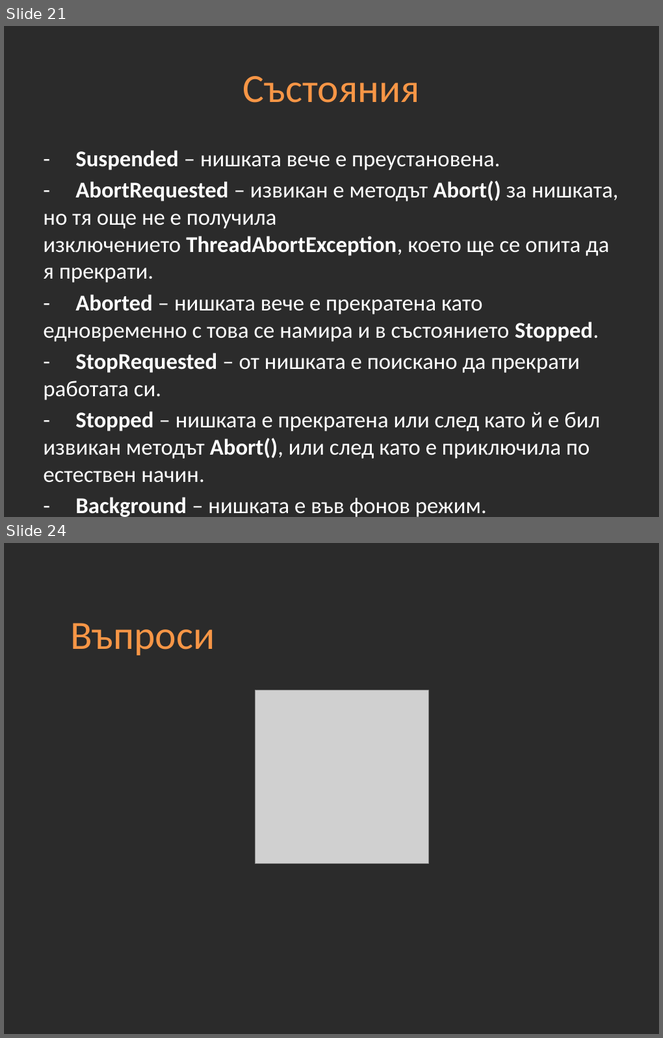
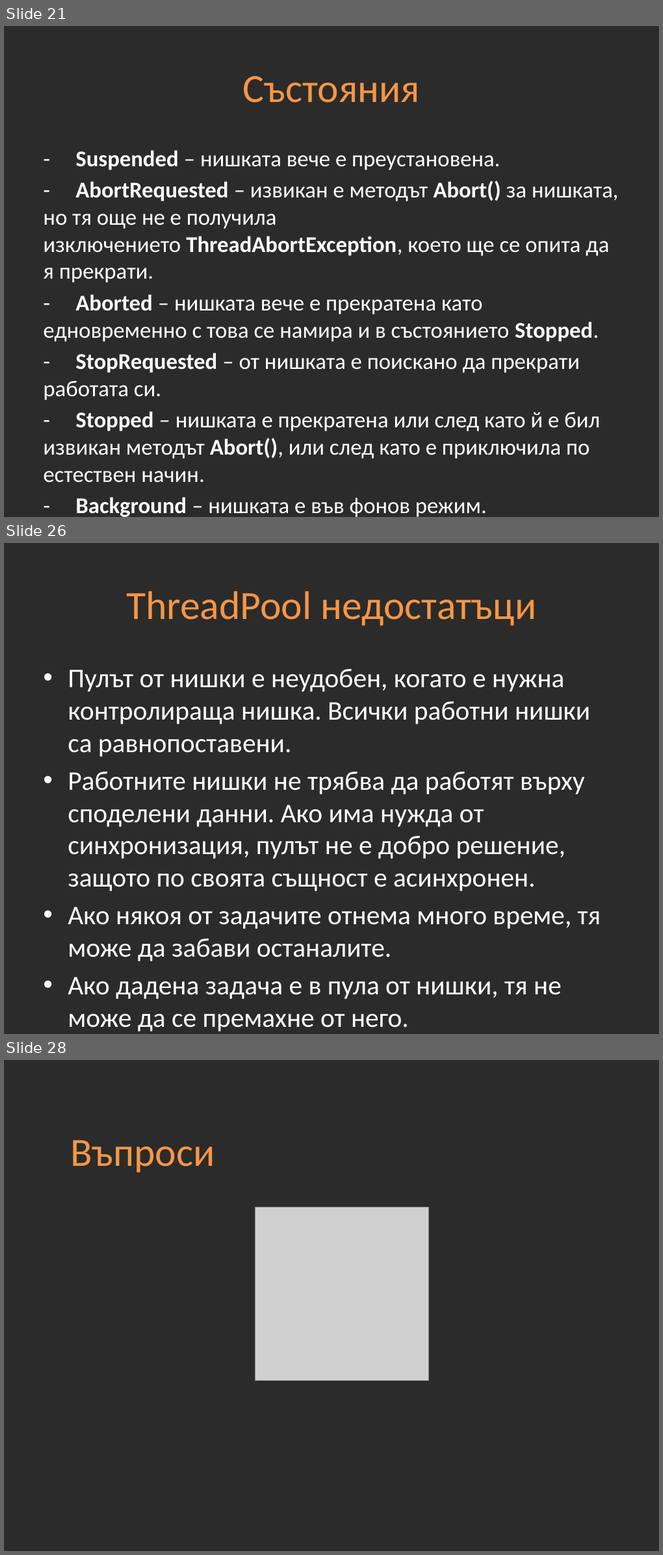
Before and after one commit to Academy-Soft-Intellect/Dot-Net-Course, a slide deck: 14-Multithreading.pptx. Shown one above the other, each under a label of ours: slides 21 and 24 before the commit, slides 21, 26 and 28 after it; the slides between them are not shown. The pictures are 663x1038 and 663x1555 pixels, drawn with LibreOffice and Linux fonts; fonts in the diff are those of the drawing; grey boxes stand for pictures; background and template pictures are left out; a plain dark background stands for a picture behind light text. Boxes give left, top, right and bottom in pixels: in the first picture for what was removed or moved away, otherwise in the second. Text is boxed around its words. In the diff, an @@ line names an element or a change of style, - is before the commit and + after.

```diff
--- a/14-Multithreading.pptx
+++ b/14-Multithreading.pptx
@@ slide 26 added at (x1=4, y1=543, x2=659, y2=1034), background picture (left out) @@
@@ title added at (x1=126, y1=591, x2=537, y2=626), 44 pt, text #F79646 @@
+ThreadPool недостатъци
@@ text added at (x1=68, y1=669, x2=601, y2=1032), 29.6 pt, text #FFFFFF @@
+• Пулът от нишки е неудобен, когато е нужна контролираща нишка. Всички работни нишки са равнопоставени.
+• Работните нишки не трябва да работят върху споделени данни. Ако има нужда от синхронизация, пулът не е добро решение, защото по своята същност е асинхронен.
+• Ако някоя от задачите отнема много време, тя може да забави останалите.
+• Ако дадена задача е в пула от нишки, тя не може да се премахне от него.
@@ what was slide 24 is now slide 28 @@
```
Also in this commit, not shown: 1 slide changed, 4 other slides added, 1 slide removed, 50 other files.
